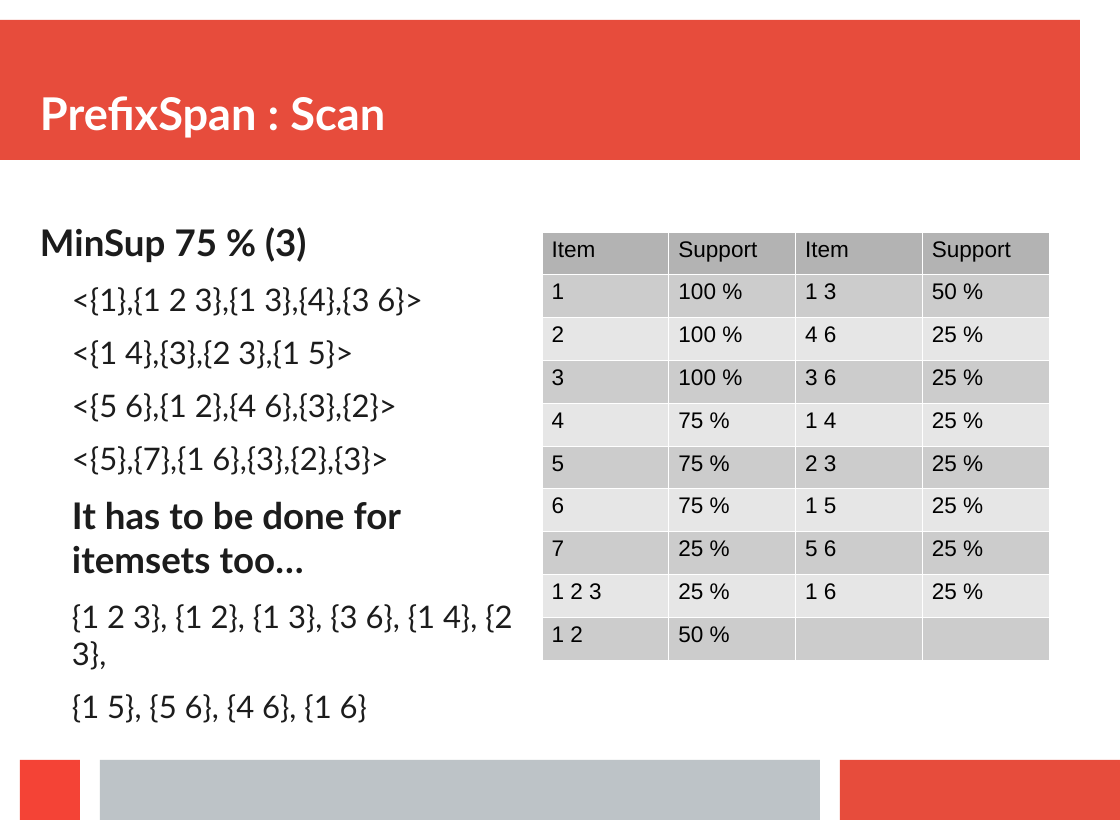
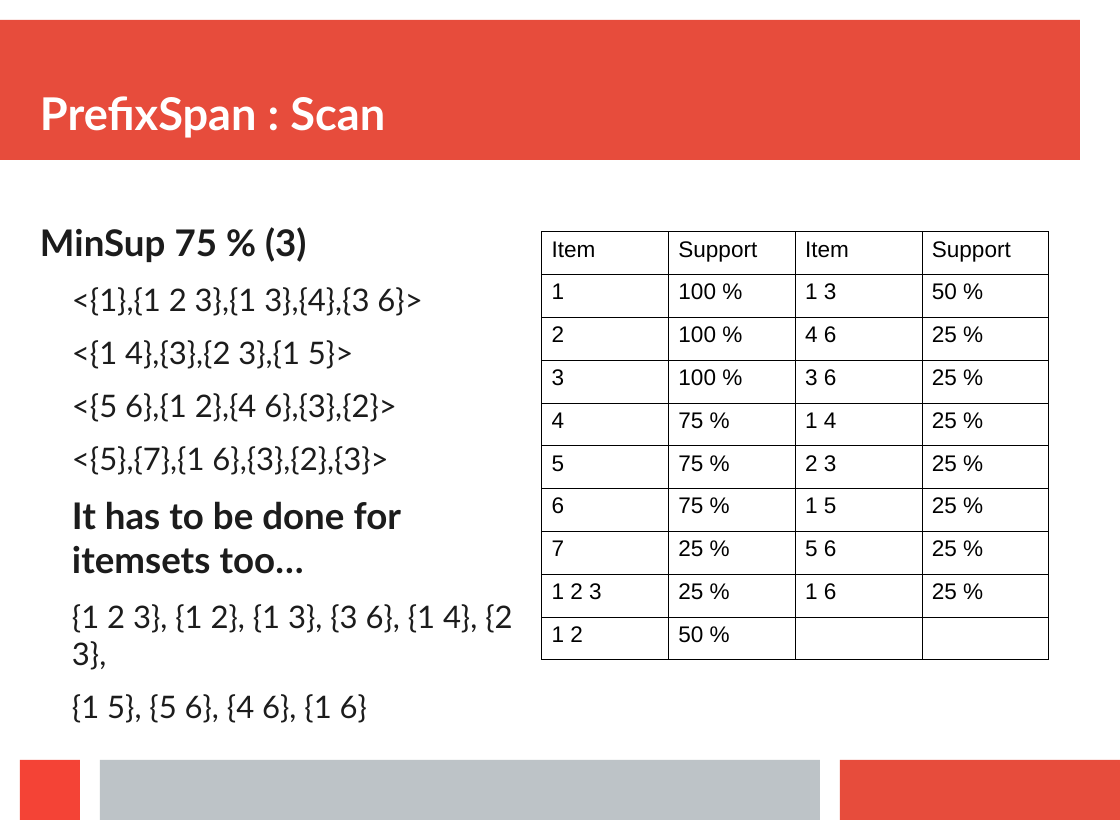
Before and after one commit to Symeon94/iaseminar, a slide deck: slide 28 of presentation/Presentation.odp. Drawn at 1120x840 pixels with LibreOffice and Linux fonts; fonts in the diff are those of the drawing. Boxes give left, top, right and bottom in pixels: in the first picture for what was removed or moved away, otherwise in the second. Text is boxed around its words. In the diff, an @@ line names an element or a change of style, - is before the commit and + after.

```diff
--- a/presentation/Presentation.odp
+++ b/presentation/Presentation.odp
@@ table at (x1=542, y1=232, x2=1050, y2=660) @@
@@ fill #B3B3B3 to none in row 1 @@
@@ fill #CCCCCC to none in 18 cells @@
@@ fill #E6E6E6 to none in 16 cells @@
@@ borders changed @@
```
Also in this commit, not shown: 23 other slides changed, 7 other files.
